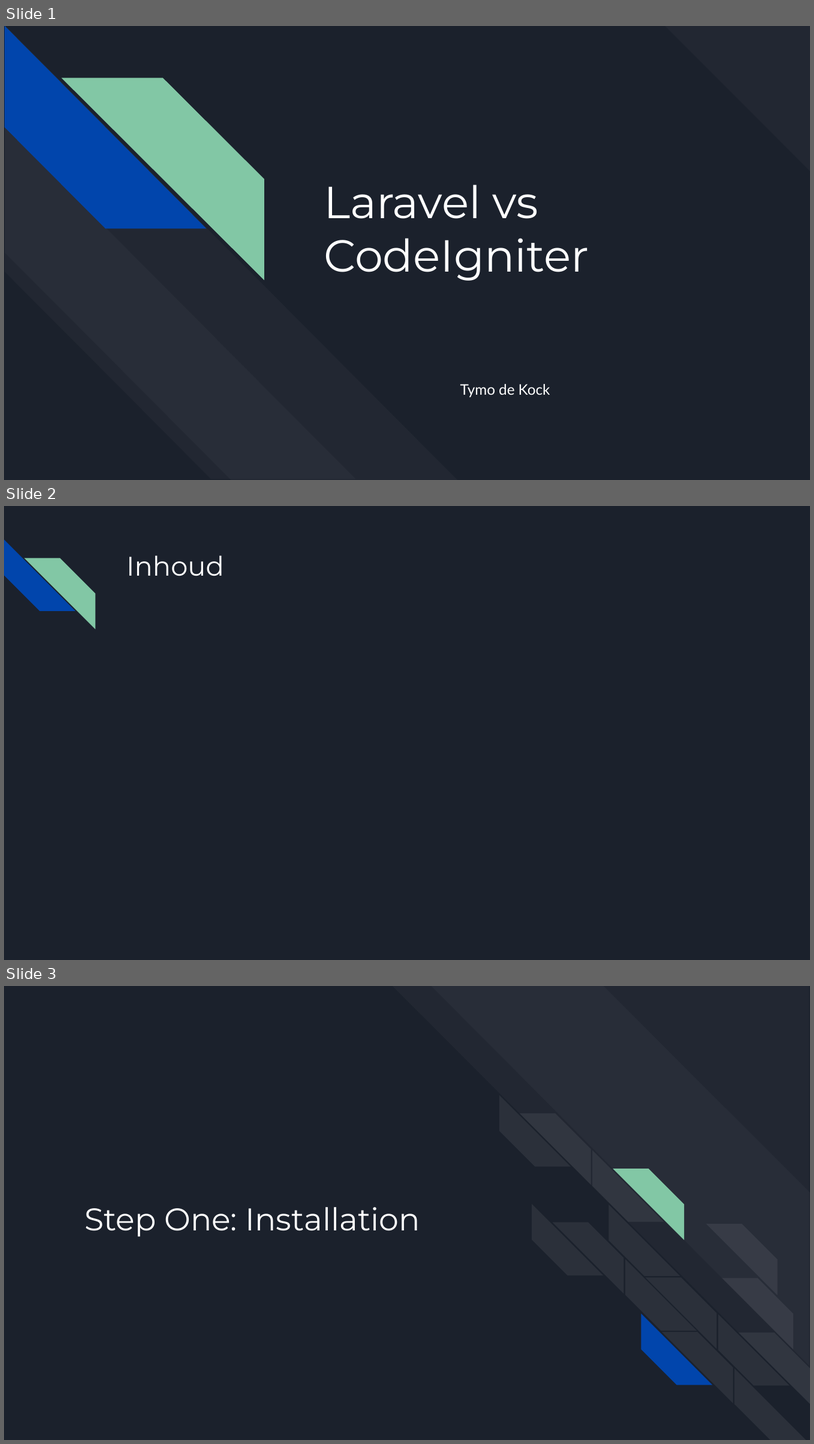
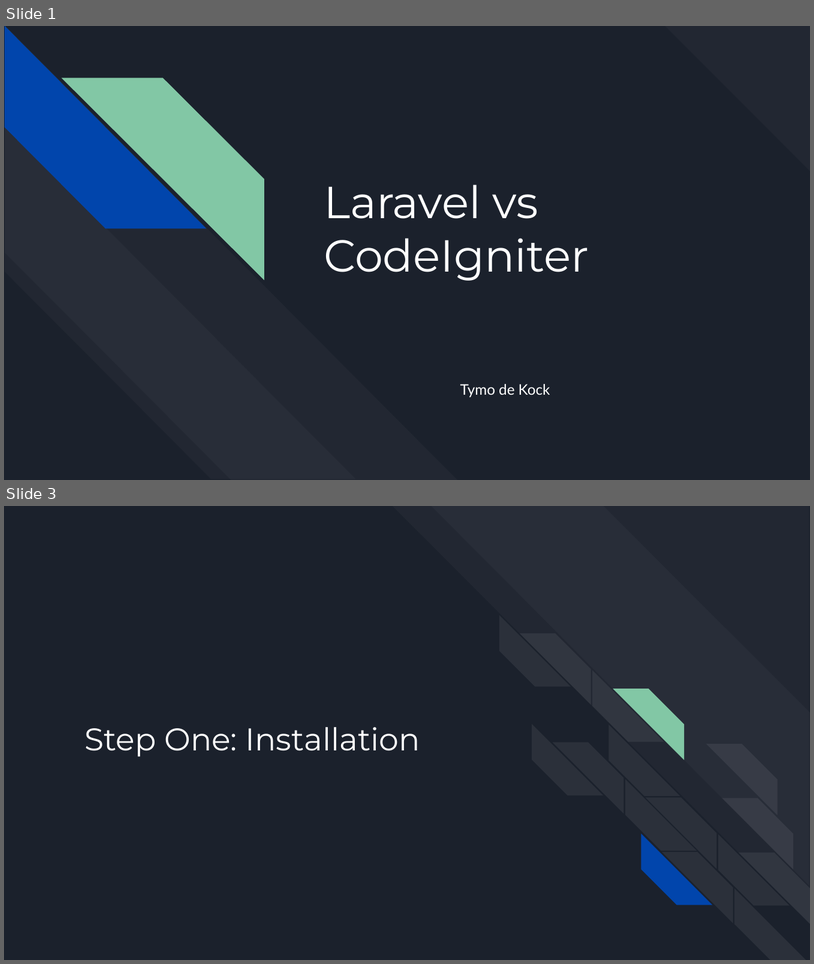
Before and after one commit to Tymodk/Comparative-Study, a slide deck: Laravel vs CodeIgniter.pptx. Shown one above the other, each under a label of ours: slides 1, 2 and 3 before the commit, slides 1 and 3 after it; the slides between them are not shown. The pictures are 814x1444 and 814x964 pixels, drawn with LibreOffice and Linux fonts; fonts in the diff are those of the drawing. Boxes give left, top, right and bottom in pixels: in the first picture for what was removed or moved away, otherwise in the second. Text is boxed around its words. In the diff, an @@ line names an element or a change of style, - is before the commit and + after.

```diff
--- a/Laravel vs CodeIgniter.pptx
+++ b/Laravel vs CodeIgniter.pptx
@@ slide 2 removed at bbox=[4, 506, 810, 960], background #1B212C @@
@@ diag stripe removed at bbox=[4, 540, 75, 611] @@
@@ diag stripe removed at bbox=[24, 558, 95, 628] @@
@@ title removed at bbox=[126, 555, 224, 576] @@
-Inhoud
```
Also in this commit, not shown: 1 slide changed, 1 slide added.
